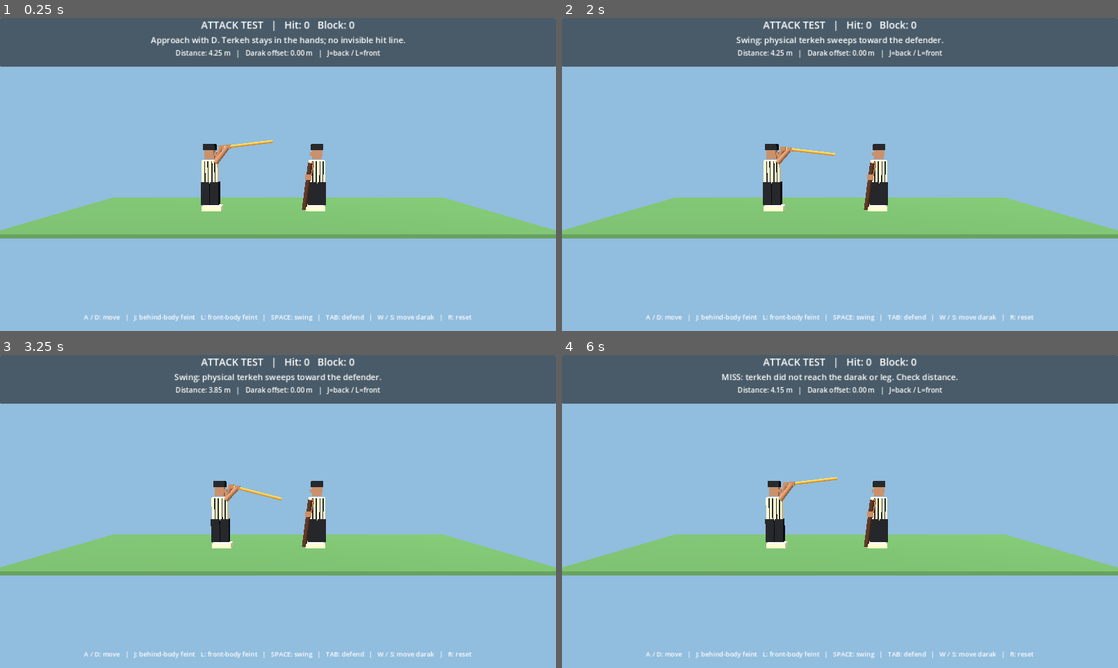
Above: before the commit, frames 1-4 (two rows, left to right).
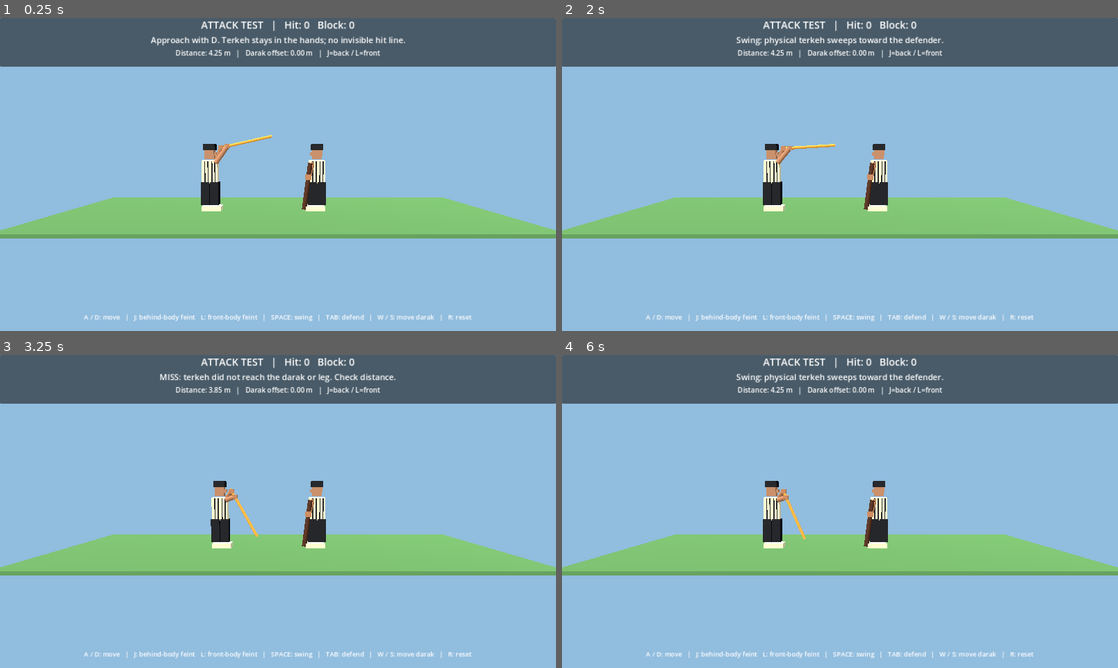
Above: after the commit, the same moments.

Repository: vahidainima-prog/tarke-darak-game
Game: Godot game, scene res://main.tscn
Same seed, same stepped clock (60 frames per second), same inputs: the game is played once before the commit and once after it.
Inputs:
- Up to frame 1 (0.25 s): no input
- Up to frame 2 (2 s): tap Enter at 0.5 s; hold D 0.53-1.28 s; tap J at 0.6 s; tap Space at 0.77, 1.07, 1.25, 1.52, 1.82 s; tap Tab at 0.8, 1.35 s; hold S from 1.28 s (still down); tap R at 1.55 s
- Up to frame 3 (3.25 s): release S at 2.03 s; hold D 2.03-2.78 s; tap R at 2.1 s; tap Space at 2.3, 2.85, 3.02 s; hold W from 2.78 s (still down); tap J at 3.05 s
- Up to frame 4 (6 s): tap Space at 3.32, 3.77, 4.07, 4.52, 4.82, 5.3 s; release W at 3.53 s; hold A 3.53-5.03 s; tap J at 3.6 s; tap Tab at 3.8, 4.35 s; tap Enter at 4.25 s; tap R at 4.55, 5.1 s; hold S 5.03-5.78 s; hold D from 5.78 s (still down); tap L at 5.85 s

The runs differ from the first frame. In frame 1, 0.1% of the frame differs, in the area x 38-57%, y 37-62%; in frame 2, 0.2%; in frame 3, 0.8%; in frame 4, 1.1%, in the area x 28-72%, y 5-62%.

Commit message:
Improve constrained stick swing, swept collision, and guard motion (v3)

Diff:
--- a/tarke_darak_godot_v2/main.gd
+++ b/tarke_darak_godot_v2/main.gd
@@ -5,7 +5,10 @@
 const DEF_X := 1.55
 const MIN_X := -4.7
 const MAX_X := 0.35
-const SWING_SECONDS := 0.62
+const SWING_SECONDS := 0.82
+const RECOVERY_SECONDS := 0.32
+const MAX_SWEEP_STEP := 0.025
+const FEINT_DEPTH_LIMIT := 0.60
 const STICK_LENGTH := 2.15
 const STICK_RADIUS := 0.055
 const GUARD_RADIUS := 0.09
@@ -17,6 +20,10 @@
 var attack_x := -2.7
 var swing := -1.0
 var swing_finished := false
+var recovery := -1.0
+var recovery_from := 1.0
+var guard_velocity := 0.0
+var swing_outcome := ""
 var defending := false
 var opponent_delay := -1.0
 var feint_depth := 0.0
@@ -35,6 +42,7 @@
 var attack_arm_b: MeshInstance3D
 var defend_arm: MeshInstance3D
 var last_outcome := ""
+var active_attack := false
 
 func material(c: Color) -> StandardMaterial3D:
  var m := StandardMaterial3D.new()
@@ -160,15 +168,20 @@
    KEY_TAB:
     defending = not defending
     swing = -1.0
+    recovery = -1.0
+    active_attack = false
     opponent_delay = -1.0
     attack_x = -0.2 if defending else -2.7
     guard_shift = 0.0
+    guard_velocity = 0.0
     guard_target = 0.0
     say("DEFENSE: SPACE starts opponent; W/S move darak while it stays in hand." if defending else "ATTACK: approach with D, feint J/L, swing SPACE.")
    KEY_R:
     defending = false
     attack_x = -2.7
     swing = -1.0
+    recovery = -1.0
+    active_attack = false
     opponent_delay = -1.0
     guard_shift = 0.0
     guard_target = 0.0
@@ -177,7 +190,7 @@
     score_block = 0
     say("Reset. Move closer before striking.")
    KEY_J:
-    if not defending and swing < 0.0:
+    if not defending and swing < 0.0 and recovery < 0.0:
      feint_target = -0.60
      say("Feint BEHIND the attacker (far side of body).")
    KEY_L:
@@ -185,7 +198,7 @@
      feint_target = 0.65
      say("Feint IN FRONT of the attacker (near camera).")
    KEY_SPACE:
-    if swing < 0.0 and opponent_delay < 0.0:
+    if swing < 0.0 and recovery < 0.0 and opponent_delay < 0.0:
      if defending:
       opponent_delay = 0.55
       say("Watch the opponent. W/S shifts the held darak.")
@@ -195,31 +208,40 @@
 func start_swing() -> void:
  swing = 0.0
  swing_finished = false
+ active_attack = true
+ swing_outcome = ""
  feint_target = 0.0
  say("Swing: physical terkeh sweeps toward the defender.")
 
 func strike_ends(p: float) -> Array[Vector3]:
- # A long, visibly continuous wooden rod; the near grip stays in raised hands.
- var t := smoothstep(0.0, 1.0, clampf(p, 0.0, 1.0))
- var angle := lerpf(0.12, -1.20, t)
- var z := lerpf(feint_depth, 0.26, t)
- var grip := Vector3(attack_x + 0.36, 2.51 - 0.10 * t, z)
- var tip := grip + Vector3(cos(angle) * STICK_LENGTH, sin(angle) * STICK_LENGTH, 0)
+ # Kinematic, constrained two-handed strike. The grip is always at the hands.
+ # Acceleration and deceleration make the swing read as a weighted wooden rod.
+ var t := clampf(p, 0.0, 1.0)
+ var eased := t * t * (3.0 - 2.0 * t)
+ var angle := lerpf(0.22, -1.27, eased)
+ var z := lerpf(feint_depth, 0.19, eased)
+ var grip := Vector3(attack_x + 0.35 + 0.10 * eased, 2.50 - 0.17 * eased, z)
+ var tip := grip + Vector3(cos(angle) * STICK_LENGTH, sin(angle) * STICK_LENGTH, 0.0)
  return [grip, tip]
 
 func guard_ends() -> Array[Vector3]:
  # One grip always follows the defender's hand. The lower end pivots across the shins.
  var grip := Vector3(DEF_X - 0.36, 1.37, 0.28)
- var bottom := Vector3(DEF_X - 0.52 + guard_shift, 0.08, 0.28)
+ var bottom := Vector3(DEF_X - 0.52 + guard_shift, 0.10, 0.28)
  var top := grip + (grip - bottom).normalized() * 0.55
  return [bottom, top]
 
 func update_visuals() -> void:
  attacker.position.x = attack_x
- var ends := strike_ends(0.0 if swing < 0.0 else swing)
+ var pose := 0.0
+ if swing >= 0.0:
+  pose = swing
+ elif recovery >= 0.0:
+  pose = lerpf(recovery_from, 0.0, smoothstep(0.0, 1.0, recovery))
+ var ends := strike_ends(pose)
  var a := ends[0]
  var b := ends[1]
- if swing < 0.0:
+ if swing < 0.0 and recovery < 0.0:
   a.z = feint_depth
   b.z = feint_depth
  place_rod(terkeh, a, b)
@@ -254,8 +276,10 @@
 
 func check_sweep(previous: float, current: float) -> String:
  var g := guard_ends()
- for i in range(1, 21):
-  var p := lerpf(previous, current, float(i) / 20.0)
+ # Adaptive swept collision: never skip a thin staff on a slow frame.
+ var steps := maxi(1, ceili((current - previous) / MAX_SWEEP_STEP))
+ for i in range(1, steps + 1):
+  var p := lerpf(previous, current, float(i) / float(steps))
   var s := strike_ends(p)
   if segment_distance(s[0], s[1], g[0], g[1]) <= STICK_RADIUS + GUARD_RADIUS + 0.055:
    return "block"
@@ -267,7 +291,7 @@
  return ""
 
 func _process(delta: float) -> void:
- if swing < 0.0 and not defending:
+ if swing < 0.0 and recovery < 0.0 and not defending:
   if Input.is_key_pressed(KEY_D):
    attack_x = minf(MAX_X, attack_x + 2.0 * delta)
   if Input.is_key_pressed(KEY_A):
@@ -277,12 +301,20 @@
    guard_target = minf(0.53, guard_target + delta * 1.65)
   if Input.is_key_pressed(KEY_S):
    guard_target = maxf(-0.53, guard_target - delta * 1.65)
-  guard_shift = move_toward(guard_shift, guard_target, delta * 2.8)
+  # Critically damped hand-guided guard: the staff follows, never detaches.
+  var stiffness := 48.0
+  var damping := 2.0 * sqrt(stiffness)
+  guard_velocity += (stiffness * (guard_target - guard_shift) - damping * guard_velocity) * delta
+  guard_shift = clampf(guard_shift + guard_velocity * delta, -0.53, 0.53)
   if opponent_delay >= 0.0:
    opponent_delay -= delta
    if opponent_delay < 0.0:
     start_swing()
- feint_depth = move_toward(feint_depth, feint_target, delta * 1.7)
+ feint_depth = move_toward(feint_depth, clampf(feint_target, -FEINT_DEPTH_LIMIT, FEINT_DEPTH_LIMIT), delta * 1.7)
+ if recovery >= 0.0:
+  recovery += delta / RECOVERY_SECONDS
+  if recovery >= 1.0:
+   recovery = -1.0
  if swing >= 0.0:
   var old := swing
   swing = minf(1.0, swing + delta / SWING_SECONDS)
@@ -290,13 +322,22 @@
   if result == "block":
    score_block += 100
    say("BLOCK: terkeh touched the held darak! Defender +100")
+   recovery_from = swing
+   recovery = 0.0
+   active_attack = false
    swing = -1.0
   elif result == "leg":
    score_hit += 100
    say("LEGAL CONTACT: terkeh reached below-knee target. Attacker +100")
+   recovery_from = swing
+   recovery = 0.0
+   active_attack = false
    swing = -1.0
   elif swing >= 1.0:
    say("MISS: terkeh did not reach the darak or leg. Check distance.")
+   recovery_from = 1.0
+   recovery = 0.0
+   active_attack = false
    swing = -1.0
  update_visuals()
  header.text = ("DEFENSE TEST" if defending else "ATTACK TEST") + "   |   Hit: %d   Block: %d" % [score_hit, score_block]
